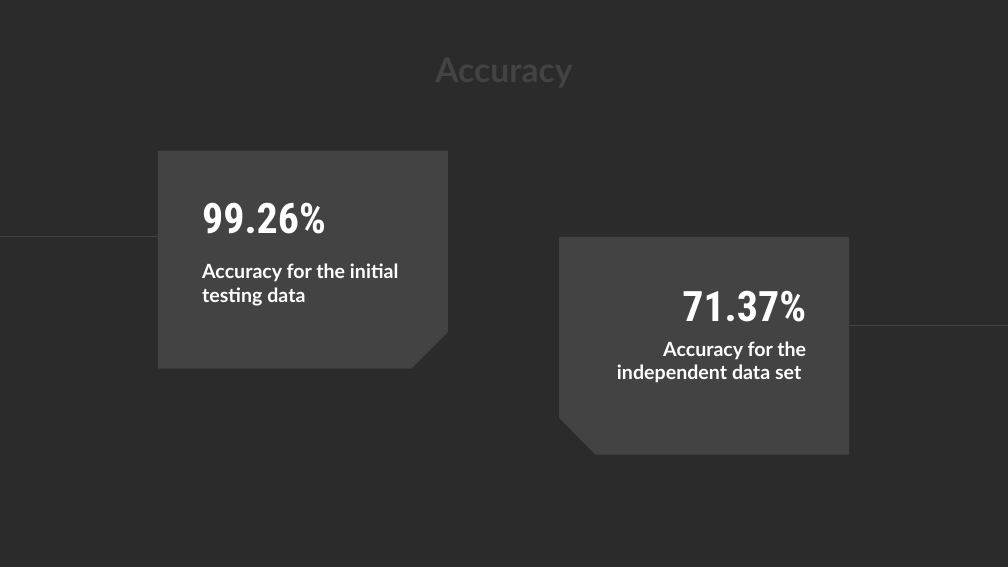
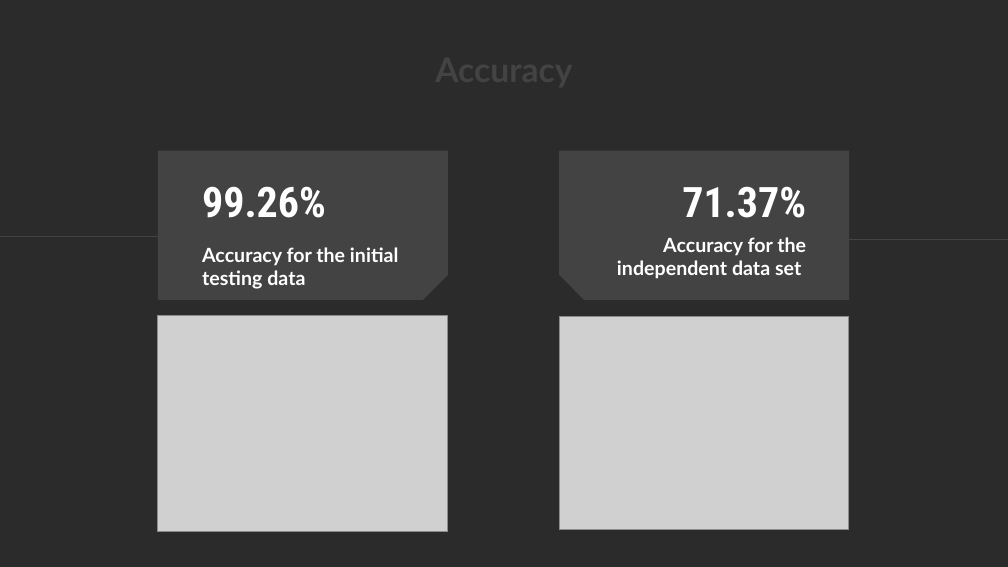
Before and after one commit to Novi0106/Final-Project-Fake-News-Detector, a slide deck: slide 6 of 4. Final tool/Final_Presentation.pptx. Drawn at 1008x567 pixels with LibreOffice and Linux fonts; fonts in the diff are those of the drawing; grey boxes stand for pictures; background and template pictures are left out; a plain dark background stands for a picture behind light text. Boxes give left, top, right and bottom in pixels: in the first picture for what was removed or moved away, otherwise in the second. Text is boxed around its words. In the diff, an @@ line names an element or a change of style, - is before the commit and + after.

Commit message:
adding pictures to presentation

```diff
--- a/4. Final tool/Final_Presentation.pptx
+++ b/4. Final tool/Final_Presentation.pptx
@@ snip rect: place and size @@
-snip rect at box(157, 151, 448, 369)
+snip rect at box(157, 151, 448, 300)
@@ subtitle "99.26%": place and size @@
-subtitle "99.26%" at box(202, 202, 326, 234)
+subtitle "99.26%" at box(202, 186, 326, 218)
@@ snip rect: place and size @@
-snip rect at box(559, 237, 850, 455)
+snip rect at box(559, 151, 850, 300)
@@ text "71.37%": place and size @@
-text "71.37%" at box(682, 290, 806, 322)
+text "71.37%" at box(682, 186, 806, 218)
@@ text "Accuracy for the independent data ...": place and size @@
-text "Accuracy for the independent data ..." at box(617, 341, 806, 383)
+text "Accuracy for the independent data ..." at box(617, 237, 806, 279)
@@ line moved from (1008, 326) - (737, 326) to (1008, 239) - (737, 239) @@
@@ title "Accuracy for the initial testing ...": place and size @@
-title "Accuracy for the initial testing ..." at box(202, 263, 398, 306)
+title "Accuracy for the initial testing ..." at box(202, 247, 398, 289)
@@ picture added at box(158, 316, 448, 531) @@
@@ picture added at box(559, 317, 849, 529) @@
```
Also in this commit, not shown: 1 other file.
